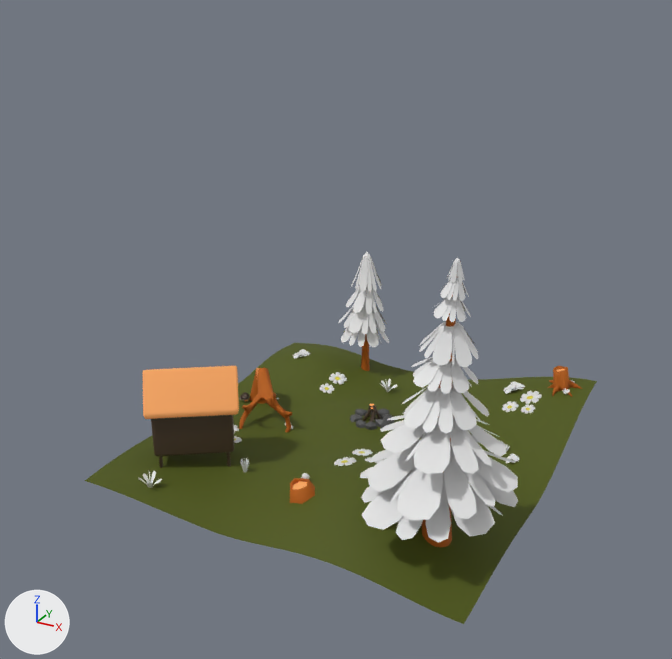
What one commit did to the OBJ model assets/models/decor.obj.
The view is the same before and after, from a camera (50 mm lens) standing at (1.98, -3.85, 1.5) and looking at (-0.05, -0.15, -0.35). Every picture has the same lights, and +X, +Y and +Z are marked at lower left. Where no turn or scale is listed for an object, it has been applied to the vertices. Vertices at the same position are counted once.
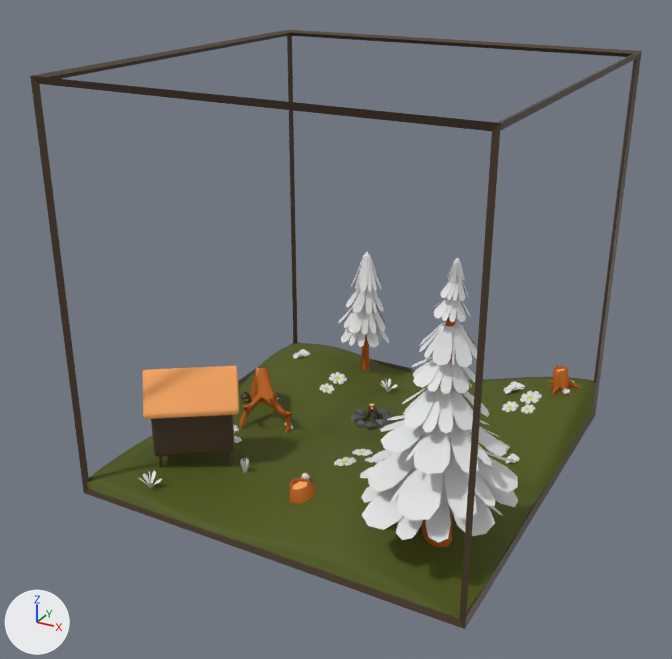
The newer file is also turned or shifted as a whole; pictures and numbers use the older file's frame.

Location of each change, [x1, y1, x2, y2] in pixels of the pictures (672 x 659 px):
'grass', reshaped
    before: [85, 343, 597, 624]
    after: [86, 343, 596, 618]
'Cube.006', added (brown)
    after: [30, 30, 642, 629]
part 1 of me_grass, added
    after: [86, 384, 596, 604]

Edits to the bpy script that builds the scene:
```text
Change me_grass:
    used by ob_grass; location = (0.0, 0.0, 0.0)
    remove me_grass.from_pydata(...)  # 1053 vertices, 1976 faces; spans x -1.0..1.0, y -1.0..1.0, z -1.09..-0.88
    add me_grass.from_pydata(...)  # 3077 vertices, 6024 faces; spans x -1.0..1.0, y -1.0..1.0, z -1.1..-0.88
    me_grass part 1: 2024 vertices added at x -1.0..1.0, y -1.0..1.0, z -1.1
Add me_cube_006:
    me_cube_006.from_pydata(...)  # 40 vertices, 96 faces; spans x -1.01..1.01, y -1.01..1.01, z -1.01..1.01
    me_cube_006.materials.append(mat_hut)  # brown #483827
Add ob_cube_006:
    ob_cube_006 = bpy.data.objects.new('Cube.006', me_cube_006)
    ob_cube_006.location = (0.0, 0.0, -0.095)
```
